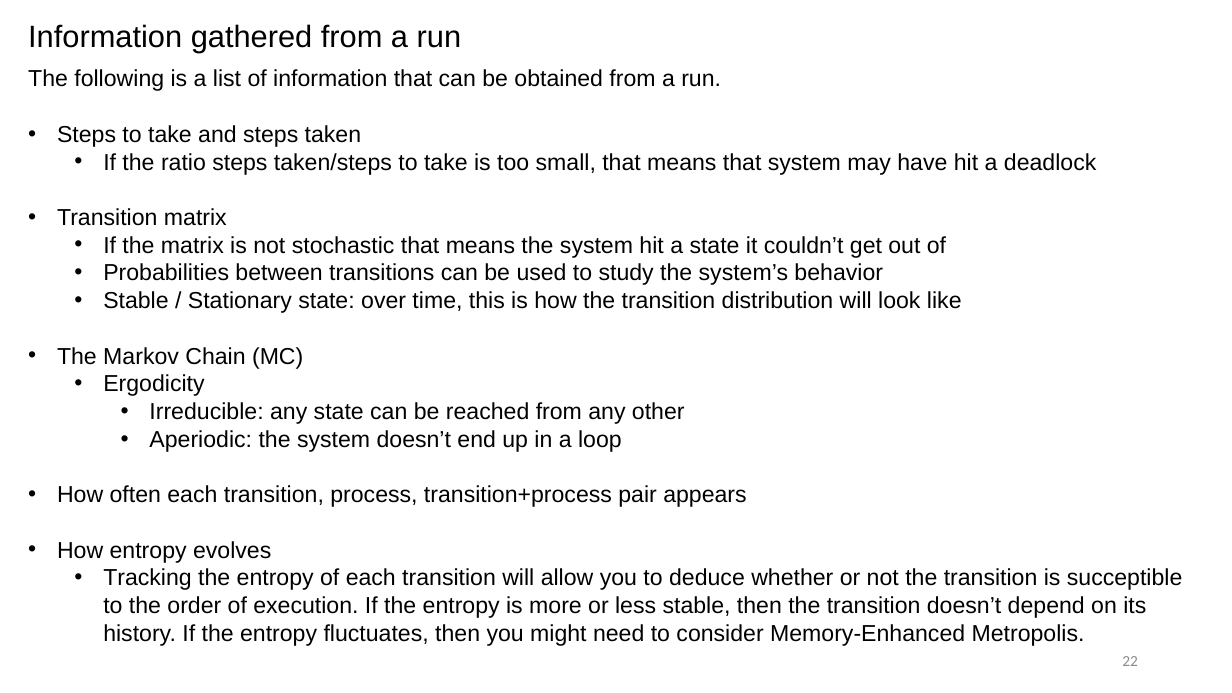
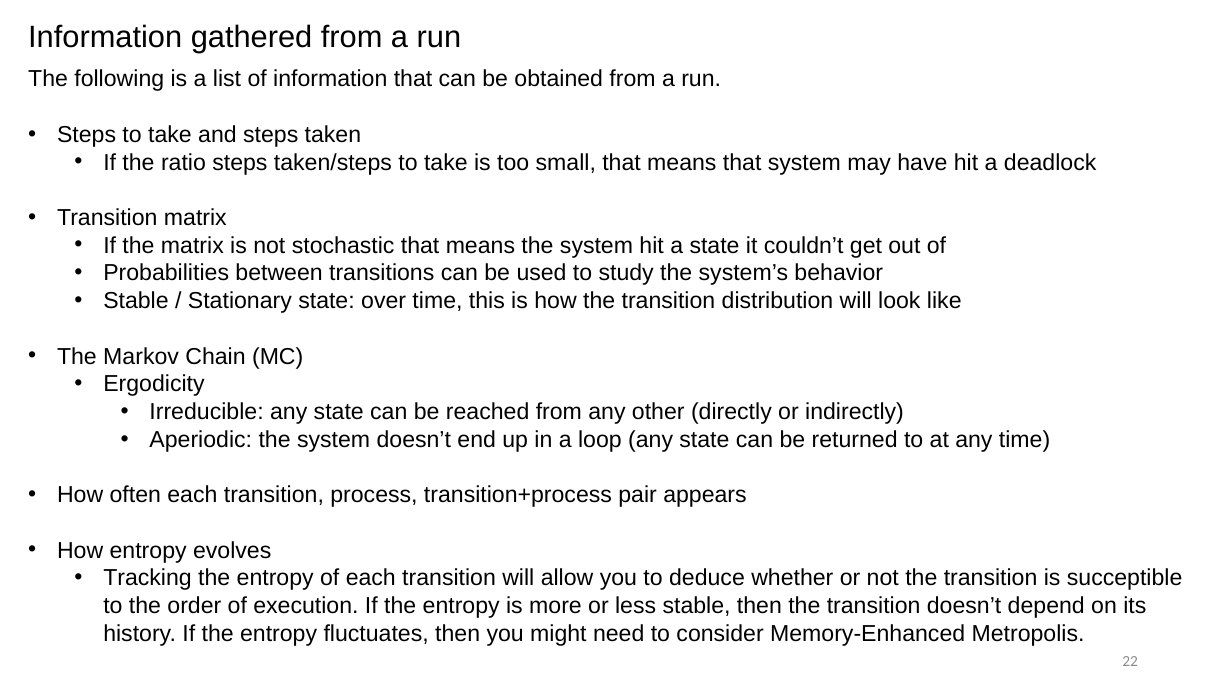
Before and after one commit to cubicle-model-checker/cubicle, a slide deck: slide 22 of mcmc_method.pptx. Drawn at 1232x693 pixels with LibreOffice and Linux fonts; fonts in the diff are those of the drawing. Boxes give left, top, right and bottom in pixels: in the first picture for what was removed or moved away, otherwise in the second. Text is boxed around its words. In the diff, an @@ line names an element or a change of style, - is before the commit and + after.

```diff
--- a/mcmc_method.pptx
+++ b/mcmc_method.pptx
@@ text at (149,402,1050,452): text changed @@
-    • Irreducible: any state can be reached from any other
-    • Aperiodic: the system doesn’t end up in a loop
+    • Irreducible: any state can be reached from any other (directly or indirectly)
+    • Aperiodic: the system doesn’t end up in a loop (any state can be returned to at any time)
```
Also in this commit, not shown: 2 other slides changed, 5 slides added, 1 other file.
